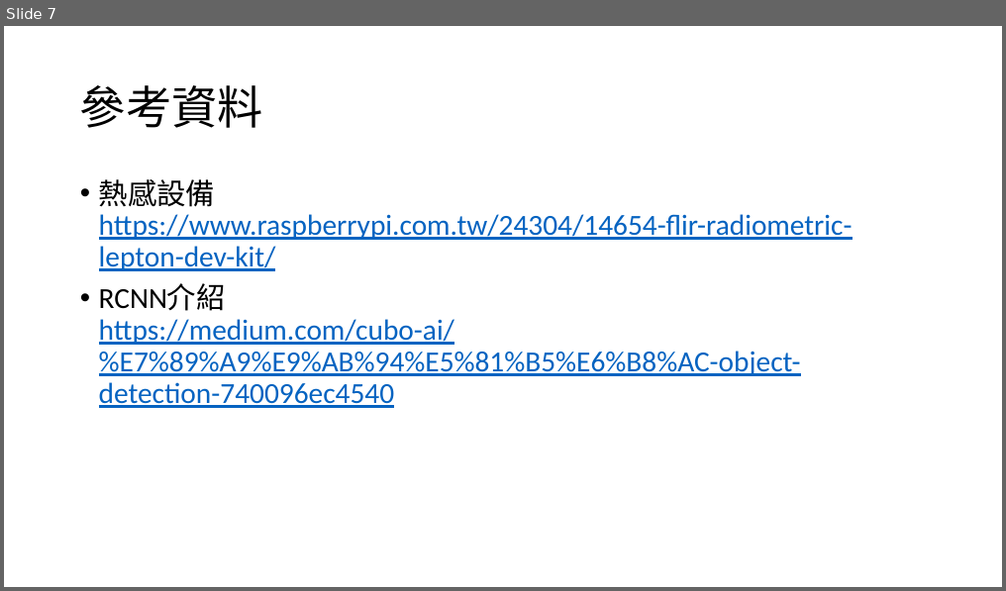
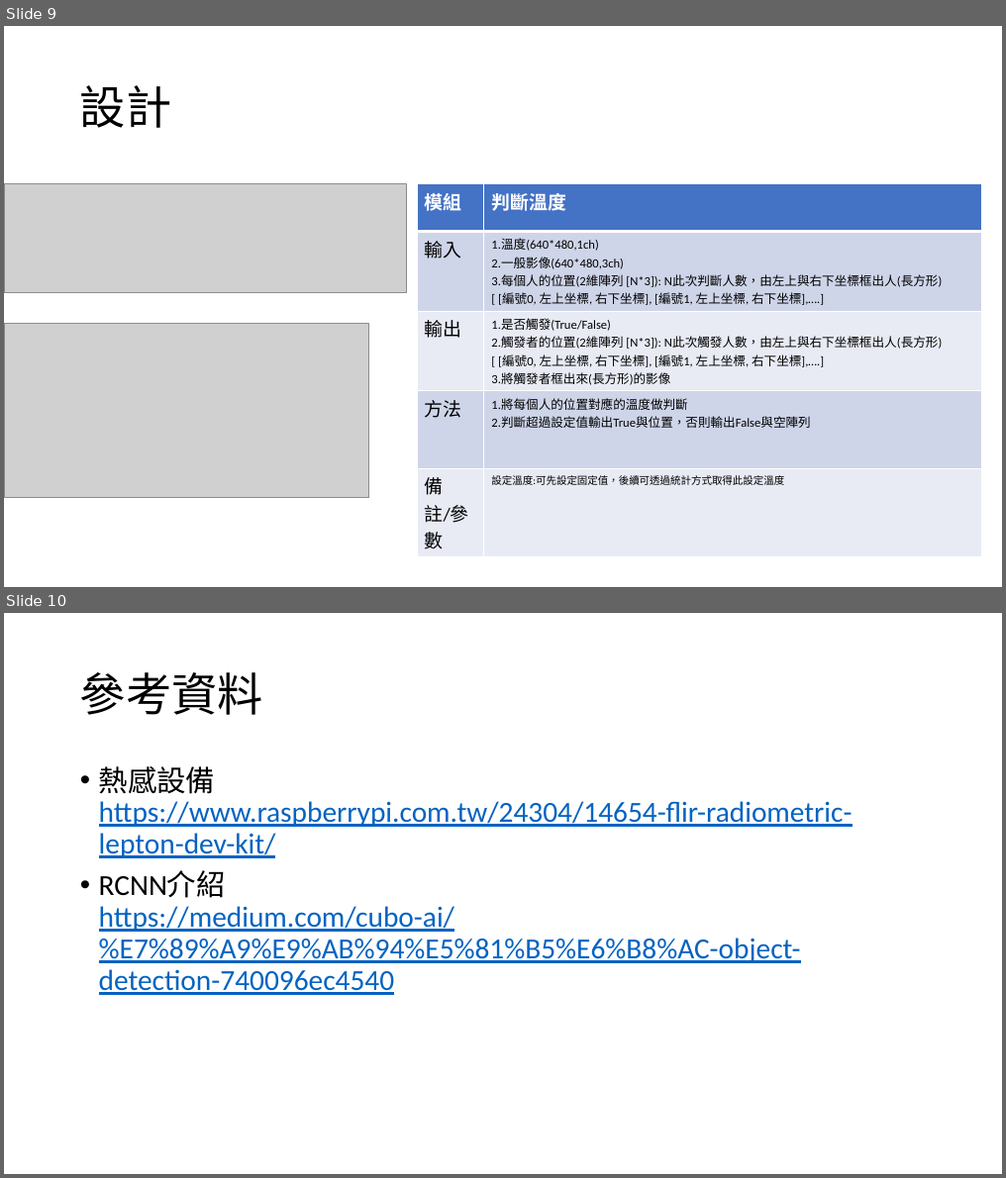
Before and after one commit to HsuTengHsiung/Image-processing, a slide deck: 000.作業紀錄/人體溫度判斷.pptx. Shown one above the other, each under a label of ours: slide 7 before the commit, slides 9 and 10 after it. The pictures are 1006x591 and 1006x1178 pixels, drawn with LibreOffice and Linux fonts; fonts in the diff are those of the drawing; grey boxes stand for pictures. Boxes give left, top, right and bottom in pixels: in the first picture for what was removed or moved away, otherwise in the second. Text is boxed around its words. In the diff, an @@ line names an element or a change of style, - is before the commit and + after.

Commit message:
更新報告
1.調整架構圖
2.設計新增模組:輸入、輸出、參數

```diff
--- a/000.作業紀錄/人體溫度判斷.pptx
+++ b/000.作業紀錄/人體溫度判斷.pptx
@@ slide 9 added at (x1=4, y1=26, x2=1002, y2=587), background #FFFFFF @@
@@ title added at (x1=80, y1=85, x2=171, y2=128), 44 pt, text #000000 @@
+設計
@@ picture added at (x1=4, y1=184, x2=406, y2=292) @@
@@ table added at (x1=417, y1=184, x2=982, y2=554), 5 rows, 2 columns @@
+模組 | 判斷溫度
+輸入 | 1.溫度(640*480,1ch) / 2.一般影像(640*480,3ch) / 3.每個人的位置(2維陣列 [N*3]): N此次判斷人數，由左上與右下坐標框出人(長方形) [ [編號0, 左上坐標, 右下坐標], [編號1, 左上坐標, 右下坐標],….]
+輸出 | 1.是否觸發(True/False) / 2.觸發者的位置(2維陣列 [N*3]): N此次觸發人數，由左上與右下坐標框出人(長方形) [ [編號0, 左上坐標, 右下坐標], [編號1, 左上坐標, 右下坐標],….] / 3.將觸發者框出來(長方形)的影像
+方法 | 1.將每個人的位置對應的溫度做判斷 / 2.判斷超過設定值輸出True與位置，否則輸出False與空陣列
+備註/參數 | 設定溫度:可先設定固定值，後續可透過統計方式取得此設定溫度
@@ picture added at (x1=4, y1=324, x2=368, y2=497) @@
@@ what was slide 7 is now slide 10 @@
```
Also in this commit, not shown: 1 slide changed, 2 other slides added.
